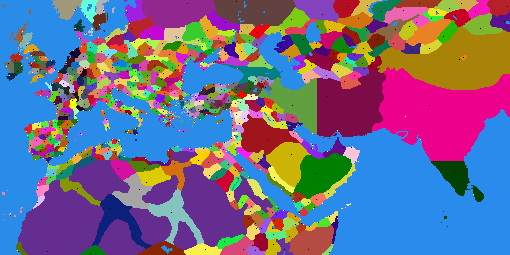
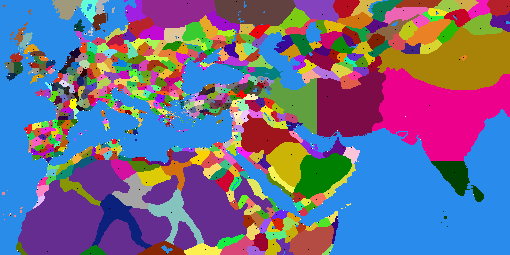
Layer changes from the first 510 x 255 image to the second:
painted on "map_regions" over left=233, top=66, right=255, bottom=84
